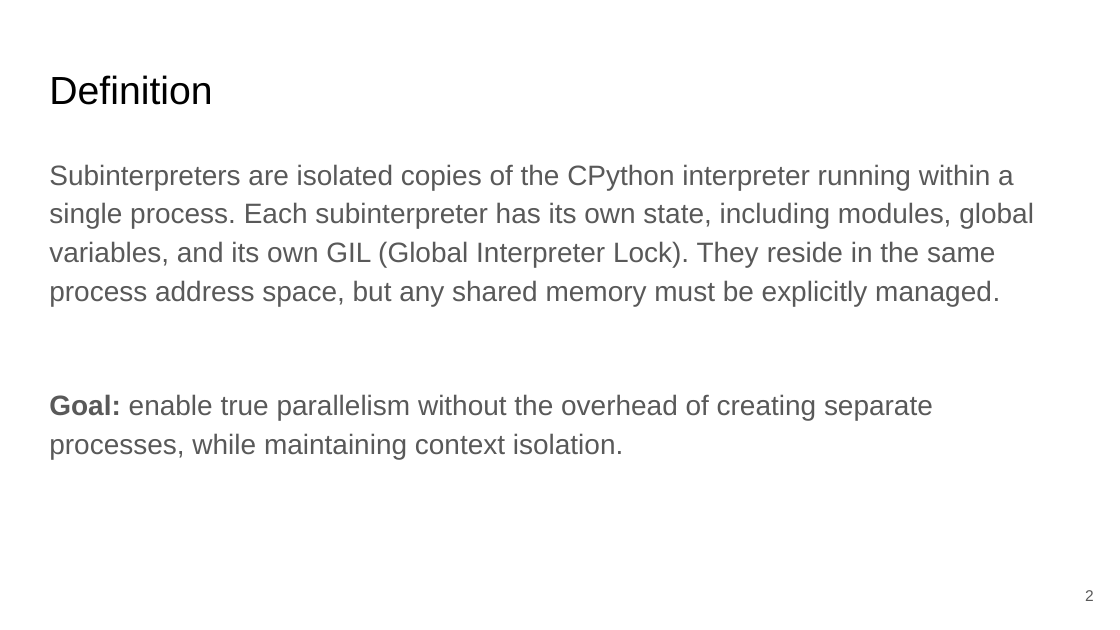
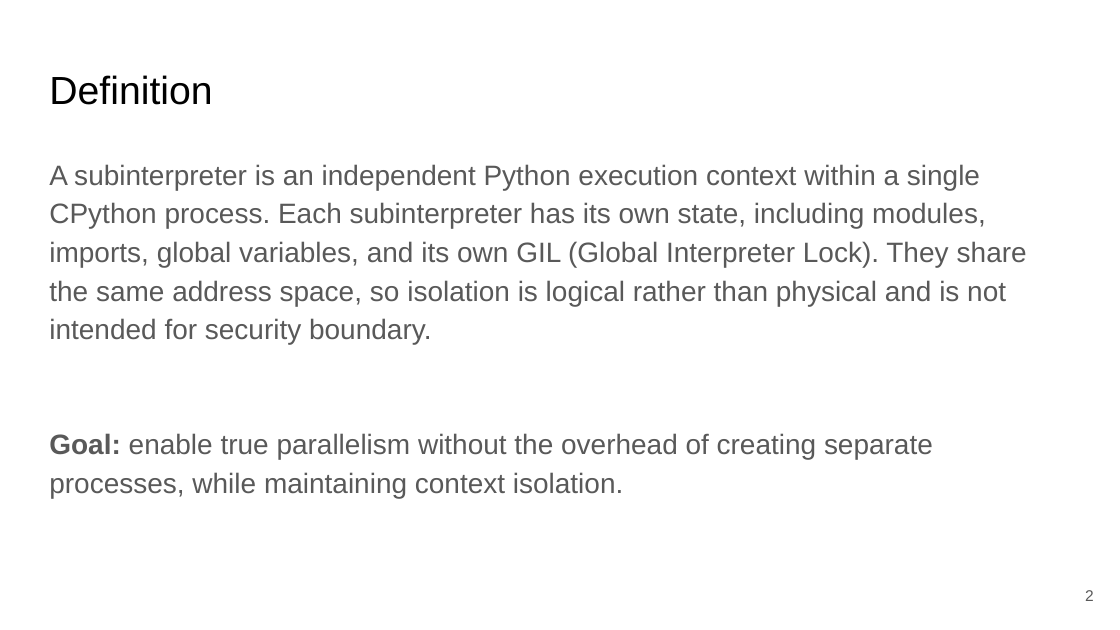
Before and after one commit to SSStas/mipt-python-course, a slide deck: slide 2 of subinterpreters_project/Subinterpreters.pptx. Drawn at 1120x630 pixels with LibreOffice and Linux fonts; fonts in the diff are those of the drawing. Boxes give left, top, right and bottom in pixels: in the first picture for what was removed or moved away, otherwise in the second. Text is boxed around its words. In the diff, an @@ line names an element or a change of style, - is before the commit and + after.

Commit message:
Updated presentation

```diff
--- a/subinterpreters_project/Subinterpreters.pptx
+++ b/subinterpreters_project/Subinterpreters.pptx
@@ text at (49,164,1027,345): text changed @@
-Subinterpreters are isolated copies of the CPython interpreter running within a single process. Each subinterpreter has its own state, including modules, global variables, and its own GIL (Global Interpreter Lock). They reside in the same process address space, but any shared memory must be explicitly managed.
+A subinterpreter is an independent Python execution context within a single CPython process. Each subinterpreter has its own state, including modules, imports, global variables, and its own GIL (Global Interpreter Lock). They share the same address space, so isolation is logical rather than physical and is not intended for security boundary.
```
Also in this commit, not shown: 1 other slide changed, 1 slide added.
